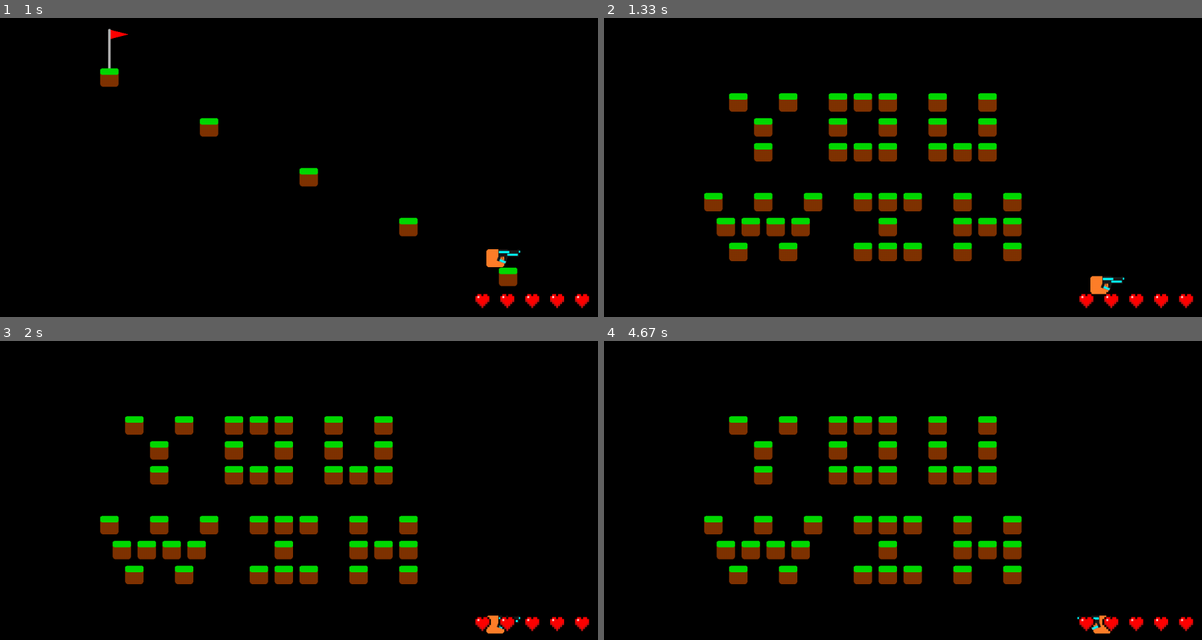
Above: before the commit, frames 1-4 (two rows, left to right).
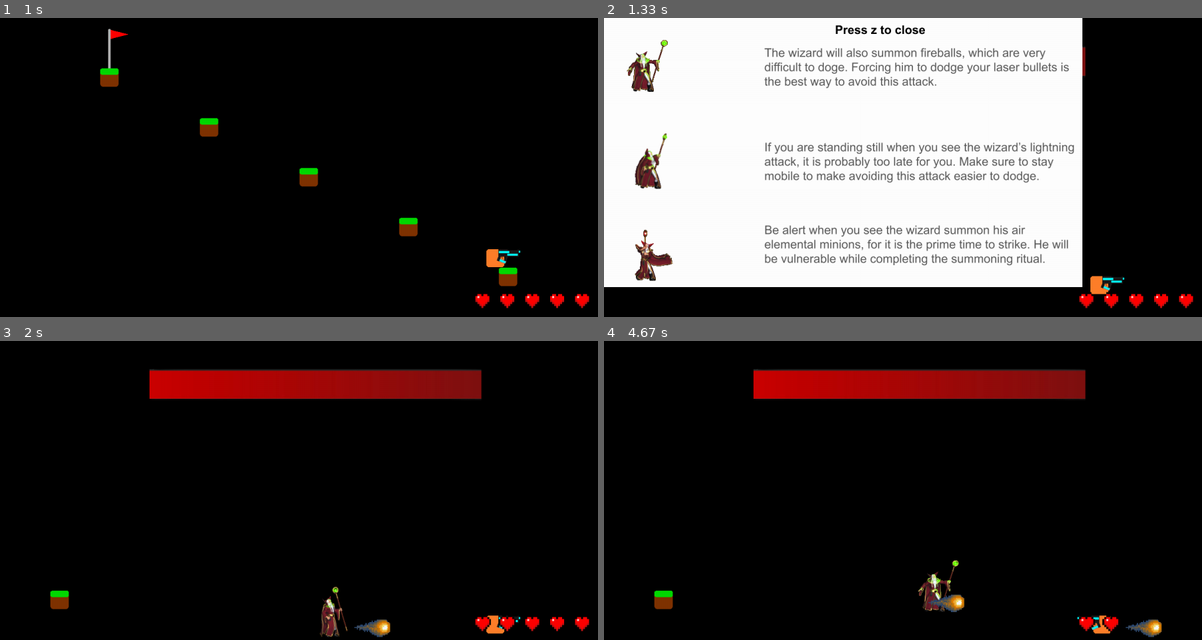
Above: after the commit, the same moments.

Repository: jmancodes27/platformer-pygame
Game: pygame game, started from platformer pygame/platformer_pygame.py
Same seed, same stepped clock (60 frames per second), same inputs: the game is played once before the commit and once after it.
Inputs:
- Up to frame 1 (1 s): tap Space at 0.33 s; tap A at 0.67 s
- Up to frame 2 (1.33 s): tap Y at 1 s
- Up to frame 3 (2 s): tap P at 1.33 s; hold Z from 1.67 s (still down); hold Right from 1.67 s (still down)
- Up to frame 4 (4.67 s): release Z at 2.13 s; release Right at 2.13 s; tap B at 2.17 s; tap D at 2.5 s; hold Up 3.33-3.8 s; hold Right 3.83-4.3 s; hold Left from 4.33 s (still down)

Frame 1 is identical in both runs. In frame 2, 72% of the frame differs, in the area x 0-81%, y 0-90%; in frame 3, 14%; in frame 4, 15%.

Commit message:
reorganized code, added comments, fixed boss moving out of sight, fixed typo in variable. Hopefully last commit! Proud of how the final product endedup.

Diff:
--- a/platformer pygame/platformer_pygame.py
+++ b/platformer pygame/platformer_pygame.py
@@ -3,11 +3,31 @@
 import time
 import math
 import random
-# part of the code was written with chatgpt
+# part of the code was written with chatgpt(see bottom)
 start_time = time.time()
 game_time = 0
-
-# Initialize Pygame
+# for some reason the pygame graph goes like this:
+#
+#           0
+#           _
+#           _
+#           _
+#           _
+#0_________500_______1000
+#           _
+#           _
+#           _
+#           _
+#          1000
+#
+# Player direction goes like this:
+#     0
+#  7     1
+# 6        2
+#  5      3
+#     4
+#
+#4 is currently not used
 pygame.init()
 def update_time():
     game_time = time.time() - start_time
@@ -254,60 +274,18 @@
 tutorial = pygame.image.load("Wizard/wizard_tutorial.png")
 heart = pygame.image.load("Wizard/heart.png")
 heart = pygame.transform.scale(heart, (int(heart.get_width() * 0.05), int(heart.get_height() * 0.05)))
-boss_anim_state = 0
-
-boss_rect = boss_walk_right7.get_rect()
-boss_rect.x = 300
-boss_rect.y = 400
-# 0 is not moving, 1 is moving right, 2 is moving left
-boss_direction = 1
-boss_ai_on = True
-boss_hp_cd = 1000
-boss_hp = 15
-boss_random_atack_cd = 1000
-
-# loads the flag ito surface
+
 flag = pygame.image.load("flag.png")
 flag = pygame.transform.scale(flag, (int(flag.get_width() * 0.15), int(flag.get_height() * 0.15)))
 flag_rect = flag.get_rect()
-flag_rect.x = 200
-flag_rect.y = 100
+game_level = 0
 # tile width and height gotten from original width / 10
 tile_width = 38
 tile_height = 38
-player_rect = player.get_rect()
-player_rect.center = (1000, 400)
-can_jump = True
-game_level = 0
-frame_rate = 180
-time_per_frame = 1 / frame_rate
-# for some reason the pygame graph goes like this:
-#
-#           0
-#           _
-#           _
-#           _
-#           _
-#0_________500_______1000
-#           _
-#           _
-#           _
-#           _
-#          1000
-#
-# Player direction goes like this:
-#     0
-#  7     1
-# 6        2
-#  5      3
-#     4
-#
-#4 is currently not used
-
 # I wish python had arrays :sobbing:
-# box 1 : 1000, 500
-# box 2 : 800, 400
-# box 3 :
+#all boxes in all levels are here
+#how to add more levels: add another box list and add the list to all lists list, add more to flag list,
+# same process for boxes for air elementals, you will probably have to change all the if game_level == 6 to 7
 box_x_list1 = [1000, 800, 600, 400, 200]
 box_y_list1 = [ 500, 400, 300, 200, 100]
 
@@ -358,6 +336,23 @@
 laser_projectiles = []
 current_fireballs = []
 
+boss_anim_state = 0
+boss_rect = boss_walk_right7.get_rect()
+boss_rect.x = 300
+boss_rect.y = 400
+# 0 is not moving, 1 is moving right, 2 is moving left
+boss_direction = 1
+boss_ai_on = True
+boss_hp_cd = 1000
+boss_hp = 15
+boss_random_attack_cd = 8000
+flag_rect.x = 200
+flag_rect.y = 100
+player_rect = player.get_rect()
+player_rect.center = (1000, 400)
+can_jump = True
+frame_rate = 180
+time_per_frame = 1 / frame_rate
 # Set initial movement variables
 player_speed = 1
 x_velocity = 0
@@ -375,7 +370,7 @@
 boss_anim_frame3 = 0
 boss_anim_frame4 = 0
 fireball_anim_frame = 0
-debug_level = 7
+debug_level = 6
 lightning_frame = 0
 boss_target_x = 0
 boss_target_y = 0
@@ -434,7 +429,6 @@
       for i in range(len(all_box_x_lists[game_level])):
           obstacle_list.append(Obstacle(all_box_x_lists[game_level][i], all_box_y_lists[game_level][i], tile_width, tile_height))
       for i in range(int(len(all_elemental_lists[game_level]) / 3)):
-          # issue, not totally sure how. The list is only moveing forward by one
           current_elementals_list.append(AirElemental(all_elemental_lists[game_level][i * 3], all_elemental_lists[game_level][i * 3 + 1], all_elemental_lists[game_level][i * 3 + 2]))
           print(f"made a new elemental with {all_elemental_lists[game_level][i*3]} x, {all_elemental_lists[game_level][(i*3) + 1]} y, {all_elemental_lists[game_level][(i*3) + 2]} target x.")
       flag_rect.x = flag_x_list[game_level]
@@ -470,18 +464,17 @@
       boss_random_attack_cd = 5
   if keys[pygame.K_z] and game_level == 6:
       tutorial_closed = True
-
-      #boss_random_attack_cd
+      boss_random_attack_cd = 100
+  print(boss_random_attack_cd)
   # if player presses space create new instance of LaserProjectile at player x and y
   # in at the angle of gun
-  #BUG1
   if keys[pygame.K_SPACE] or keys[pygame.K_q]:
       if gun_cooldown <= 0:
         laser_projectiles.append(LaserProjectile(player_rect.x, player_rect.y, player_gun_dir))
         gun_cooldown = 25
-
   # loops consistantly
   if last_time_comped != round(time.time(), 2):
+      # handles physics
       plyr_coli_rect = pygame.Rect(player_rect.x, player_rect.y, 50, 50)
       player_rect.y -= y_velocity
       if player_rect.y > 550:
@@ -496,7 +489,7 @@
           x_velocity -= 0.1
       elif x_velocity < 0:
           x_velocity += 0.1
-
+      # handles collisions
       for i in range(len(obstacle_list)):
         if plyr_coli_rect.colliderect(obstacle_list[i].tile_coli_rect):
             if player_rect.y > obstacle_list[i].tile_rect.y + 0 + 7:
@@ -524,8 +517,6 @@
             y_velocity -= 10
             flag_rect.x = flag_x_list[game_level]
             flag_rect.y = flag_y_list[game_level]
-      if boss_hp_cd > 0:
-          boss_hp_cd -= 1
       for i in range(len(laser_projectiles)):
           for o in range(len(current_elementals_list)):
               if laser_projectiles[i].projectile_rect.colliderect(current_elementals_list[o].elemental_rect):
@@ -537,6 +528,7 @@
                       else:
                           del current_elementals_list[o]
                           break
+      #handles animation frame and cooldown counting
       if player_dmg_cd > 0:
           player_dmg_cd -= 1
       lightning_frame += 1
@@ -610,14 +602,16 @@
                       flag_rect.y = flag_y_list[game_level]
                       current_elementals_list.clear()
                       break
-              #current_elementals_list[i].elemental_rect.x -= 0.05 * (current_elementals_list[i].elemental_rect.x - player_rect.x)
-              #current_elementals_list[i].elemental_rect.y -=
-      #boss logic
-      if boss_random_atack_cd > 0 and game_level == 6:
-          boss_random_atack_cd -= 1
-      if boss_random_atack_cd == 0:
+      #boss logic(some of it)
+      if boss_hp_cd > 0:
+          boss_hp_cd -= 1
+      if boss_rect.y > 600:
+          boss_rect.y = 300
+      if boss_random_attack_cd > 0 and game_level == 6:
+          boss_random_attack_cd -= 1
+      if boss_random_attack_cd == 0:
           boss_anim_state = random.randint(1, 3)
-          boss_random_atack_cd = 1000
+          boss_random_attack_cd = 1000
           if boss_anim_state == 1:
               boss_anim_frame2 = 0
               boss_target_x = player_rect.x
@@ -673,6 +667,7 @@
       if abs(laser_projectiles[i].projectile_rect.x) + abs(laser_projectiles[i].projectile_rect.y) > 1800:
           del laser_projectiles[i]
           break
+  # handles fireballs and lasers
   for i in range(len(current_fireballs)):
       if current_fireballs[i].angle == 2:
           current_fireballs[i].fireball_rect.x += 4
@@ -694,7 +689,6 @@
           laser_projectiles[i].projectile_rect.x -= 5
       if laser_projectiles[i].angle == 6:
           laser_projectiles[i].projectile_rect.x -= 10
-      #BUG1
       if laser_projectiles[i].angle == 7:
           laser_projectiles[i].projectile_rect.y -= 5
           laser_projectiles[i].projectile_rect.x -= 5
@@ -706,10 +700,8 @@
                   player_health -= 1
   if player_health == 0:
       print("You died L")
-  # Clear the screen
   screen.fill((0, 0, 0))
-
-  # Draw the player
+  #drawing everything on the screen
   frame_start_time = time.time()
   screen.blit(player, player_rect)
   for i in range(len(current_elementals_list)):
@@ -736,6 +728,7 @@
   for i in range(len(laser_projectiles)):
       screen.blit(laser_projectiles[i].projectile, (laser_projectiles[i].projectile_rect.x, laser_projectiles[i].projectile_rect.y))
   screen.blit(flag, (flag_rect.x + 16, flag_rect.y - 79))
+  #the rest of boss logic
   if boss_hp <= 0 and not boss_fight_done:
       print("you win! YAYY")
       game_level = 7
@@ -772,7 +765,6 @@
               screen.blit(boss_p_atck_right_frames[boss_anim_frame3], boss_rect)
           elif boss_direction == 2:
               screen.blit(boss_p_atck_left_frames[boss_anim_frame3], boss_rect)
-          #boss_direction, boss_p_atck_right_frames
           if boss_fireball_counter == 0:
               if boss_anim_frame3 == 4:
                   if boss_direction == 1:
@@ -857,9 +849,6 @@
       screen.blit(heart, (950, 550))
   if game_level == 6 and player_health == 0:
       running = False
-  #if game_level == 4:
-    #screen.blit(air_elemental_idle_right1, (400, 300))
-    #screen.blit(air_elemental_idle_right_frames[air_anim_frame], (400, 300))
   frame_time = time.time() - frame_start_time
   if frame_time < time_per_frame:
     time.sleep(time_per_frame - frame_time)
@@ -875,6 +864,7 @@
 # Heroes of might and magic 3 for the wizard and air elemental animations
 # Minecraft for heart png
 # Metal Slug 3 for fireball
-# ChatGPT for basic pygame initializing and setting up loops
+# Romance of the Three Kingdoms VIII for lightning animation
+# ChatGPT for basic pygame initializing setting up both loops
 # Sawyer for help with code
 # Chris, Chris, Aditya and everyone else for playtesting
